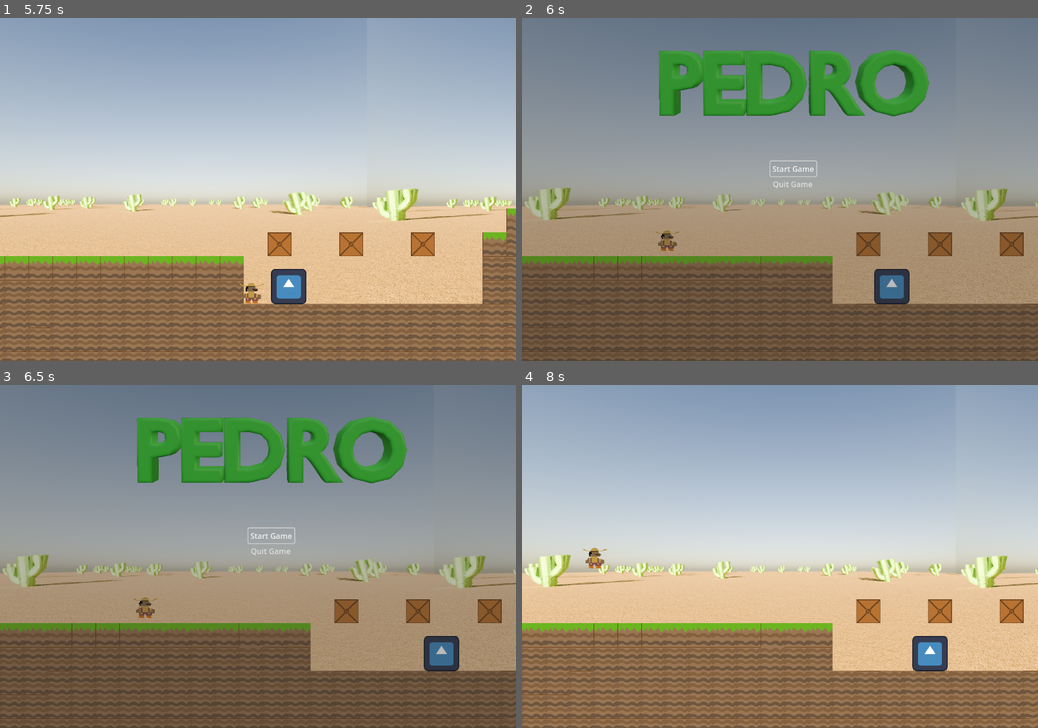
Above: before the commit, frames 1-4 (two rows, left to right).
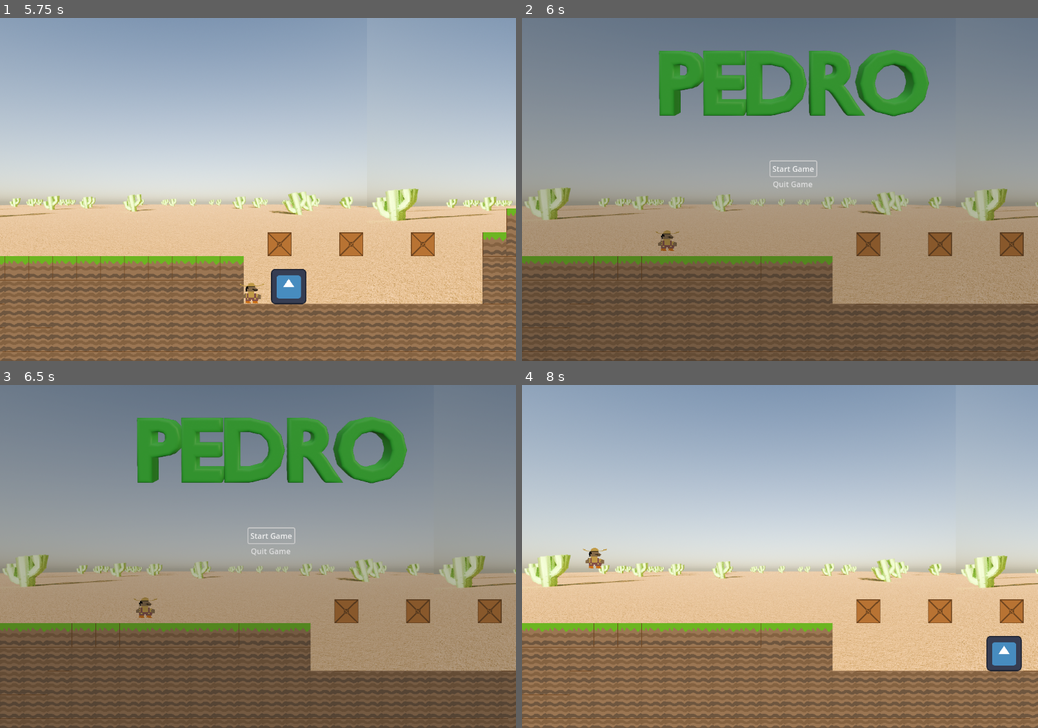
Above: after the commit, the same moments.

Repository: Burns3y/Pedro
Game: Godot game, scene res://scenes/levels/level 1.tscn
Same seed, same stepped clock (60 frames per second), same inputs: the game is played once before the commit and once after it. The engine's default icon, where the game draws it, is replaced by a stand-in: a white triangle on a blue panel in a dark square.
Inputs:
- Up to frame 1 (5.75 s): click "Start Game" at 0.5 s; hold Right (right) 1.28-2.78 s; tap W (jump) at 1.52, 2.27, 3.77, 4.52, 5.27 s; hold Left (left) 2.78-3.53 s; hold Right (right) 3.53-5.03 s; hold Left (left) from 5.03 s (still down)
- Up to frame 2 (6 s): release Left (left) at 5.78 s; hold Right (right) from 5.78 s (still down)
- Up to frame 3 (6.5 s): keep holding Right (right)
- Up to frame 4 (8 s): release Right (right) at 6.5 s; click "Start Game" at 6.5 s; hold Left (left) from 7.28 s (still down); tap W (jump) at 7.52 s

Frame 1 is identical in both runs. In frame 2, 0.7% of the frame differs, in the area x 68-76%, y 73-84%; in frame 3, 0.7%; in frame 4, 1.4%, in the area x 75-97%, y 73-84%.

Commit message:
Enemy disappears when dead

Diff:
--- a/scenes/enemies/enemy.gd
+++ b/scenes/enemies/enemy.gd
@@ -27,6 +27,7 @@
 func _on_player_dies_hitbox_body_entered(body):
 	if body.is_in_group("Player"):
 		player_died.emit()
+		queue_free()
 
 
 func _on_head_jump_region_body_entered(body):
--- a/scenes/levels/Start Screen/start_screen.gd
+++ b/scenes/levels/Start Screen/start_screen.gd
@@ -12,8 +12,10 @@
 
 func _physics_process(_delta):
 	if SIGNAL == true:
+		print("disappearing")
 		while $".".modulate.a > 0:
 			$".".modulate.a -= 0.05
 			await get_tree().create_timer(3.0).timeout
-	elif $".".modulate.a <= 0:
+	elif $".".modulate.a < 1:
 		$".".modulate.a = 1
+		print("reappearing")
--- a/scenes/levels/level 1.gd
+++ b/scenes/levels/level 1.gd
@@ -16,6 +16,8 @@
 		guard_2.position = Vector2(4088, 517)
 		guard_2_spawned = true
 		$Enemies.add_child(guard_2)
+		$Enemies/Enemy.connect("player_died", $Pedro._on_player_died)
+		$Enemies/Enemy.connect("player_died",$"Start_Screen"._on_player_died)
 
 
 func _on_start_screen_started():
@@ -30,3 +32,5 @@
 
 func _on_player_died():
 	$Start_Screen.SIGNAL = false
+	guard_1_spawned = false
+	guard_2_spawned = false
--- a/scenes/player/pedro.gd
+++ b/scenes/player/pedro.gd
@@ -48,17 +48,5 @@
 
 func _on_player_died():
 	print("Pedro died")
-	player_died.emit()
 	position = Vector2(304, 469)
 	started = false
-
-#
-#
-#func _on_left_area_body_entered(body):
-	#print("left", body)
-	#disable_left = true
-#
-#
-#func _on_right_area_body_entered(body):
-	#print("right", body)
-	#disable_right = true
